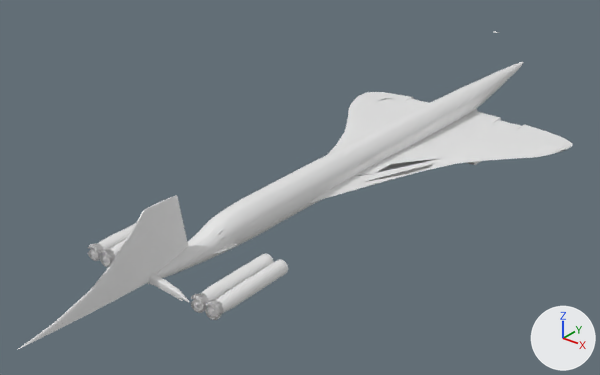
Before and after pictures for a commit that changed the glTF model 3D Car and Plane Scene Creator/Planes/concorde-supersonic/source/concorde-supersonic.glb.
Before and after are seen from a 50 mm camera at (14.5, -36.7, 13.7) aimed at (-1.0, -17.3, 1.7). Every picture has the same lights, and +X, +Y and +Z are marked at lower right. The first picture is the older version.

The first picture shows 'Box01-FACES', 'Cylinder01-FACES', 'Cylinder02-FACES', 'Cylinder03-FACES', 'Cylinder04-FACES', 'Object04-FACES', 'Object10-FACES', 'S01-FACES', 'SShape07-FACES' and 13 more.
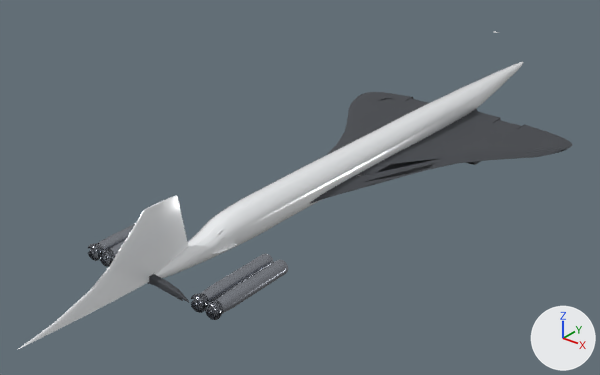
The newer file is also turned or shifted as a whole; pictures and numbers use the older file's frame.

What differs and where, as boxes [x1, y1, x2, y2] in the pictures (600 x 375 px):
'Object04-FACES', recoloured (white to dark grey)
    both: [310, 109, 573, 204]
'Object10-FACES', recoloured (white to dark grey)
    both: [327, 92, 428, 155]
'Cylinder01-FACES', recoloured (white to grey)
    both: [208, 260, 288, 317]
'Cylinder02-FACES', recoloured (white to grey)
    both: [194, 254, 274, 309]
'Cylinder03-FACES', recoloured (white to grey)
    both: [91, 223, 136, 258]
'Box01-FACES', recoloured (white to dark grey)
    both: [149, 274, 189, 303]
'Cylinder04-FACES', recoloured
    both: [102, 240, 125, 264]

Patch to the scene script:
```diff
--- a/3D Car and Plane Scene Creator/Planes/concorde-supersonic/source/concorde-supersonic.glb.py
+++ b/3D Car and Plane Scene Creator/Planes/concorde-supersonic/source/concorde-supersonic.glb.py
@@ mat_olympus_jet_nozzle @@
+mat_olympus_jet_nozzle = principled_material('Olympus_Jet_Nozzle')
+mat_olympus_jet_nozzle.base_color = (0.32, 0.34, 0.38)  # grey #999ea6
+mat_olympus_jet_nozzle.metallic = 0.88
+mat_olympus_jet_nozzle.roughness = 0.24
@@ mat_landinggear_tire @@
+mat_landinggear_tire = principled_material('LandingGear_Tire')
+mat_landinggear_tire.base_color = (0.06, 0.065, 0.075)  # dark grey #45484d
+mat_landinggear_tire.metallic = 0.1
+mat_landinggear_tire.roughness = 0.78
@@ mat_concorde_fuselage_white @@
+mat_concorde_fuselage_white = principled_material('Concorde_Fuselage_White')
+mat_concorde_fuselage_white.base_color = (0.93, 0.95, 0.97)  # white #f7f9fc
+mat_concorde_fuselage_white.metallic = 0.15
+mat_concorde_fuselage_white.roughness = 0.18
+mat_concorde_fuselage_white.coat_weight = 0.8
+mat_concorde_fuselage_white.coat_roughness = 0.04
@@ me_cylinder01_faces @@
 me_cylinder01_faces.from_pydata(...)  # 72 vertices, 136 faces; spans x 2.03..2.47, y -24.72..-22.06, z 1.9..2.34
+me_cylinder01_faces.materials.append(mat_olympus_jet_nozzle)  # grey #999ea6
@@ me_cylinder02_faces @@
 me_cylinder02_faces.from_pydata(...)  # 72 vertices, 136 faces; spans x 1.52..1.97, y -24.72..-22.06, z 1.9..2.34
+me_cylinder02_faces.materials.append(mat_olympus_jet_nozzle)  # grey #999ea6
@@ me_cylinder03_faces @@
 me_cylinder03_faces.from_pydata(...)  # 72 vertices, 134 faces; spans x -2.47..-2.03, y -24.72..-22.06, z 1.9..2.34
+me_cylinder03_faces.materials.append(mat_olympus_jet_nozzle)  # grey #999ea6
@@ me_cylinder04_faces @@
 me_cylinder04_faces.from_pydata(...)  # 72 vertices, 134 faces; spans x -1.97..-1.52, y -24.72..-22.06, z 1.9..2.34
+me_cylinder04_faces.materials.append(mat_olympus_jet_nozzle)  # grey #999ea6
@@ me_s01_faces @@
 me_s01_faces.from_pydata(...)  # 2135 vertices, 4199 faces; spans x -0.6..0.6, y -24.9..-2.7, z 1.7..2.9
+me_s01_faces.materials.append(mat_concorde_fuselage_white)  # white #f7f9fc
@@ me_sshape07_faces @@
 me_sshape07_faces.from_pydata(...)  # 206 vertices, 381 faces; spans x -0.07..0.07, y -28.73..-23.26, z 2.12..4.17
+me_sshape07_faces.materials.append(mat_concorde_fuselage_white)  # white #f7f9fc
@@ me_object04_faces @@
 me_object04_faces.from_pydata(...)  # 4709 vertices, 9301 faces; spans x 0.15..4.66, y -18.67..-7.46, z 1.35..2.19
+me_object04_faces.materials.append(mat_landinggear_tire)  # dark grey #45484d
@@ me_box01_faces @@
 me_box01_faces.from_pydata(...)  # 115 vertices, 208 faces; spans x -1.18..1.41, y -24.82..-24.63, z 2.01..2.29
+me_box01_faces.materials.append(mat_landinggear_tire)  # dark grey #45484d
@@ me_object10_faces @@
 me_object10_faces.from_pydata(...)  # 4781 vertices, 9407 faces; spans x -4.66..-0.15, y -18.67..-7.46, z 1.35..2.19
+me_object10_faces.materials.append(mat_landinggear_tire)  # dark grey #45484d
```
